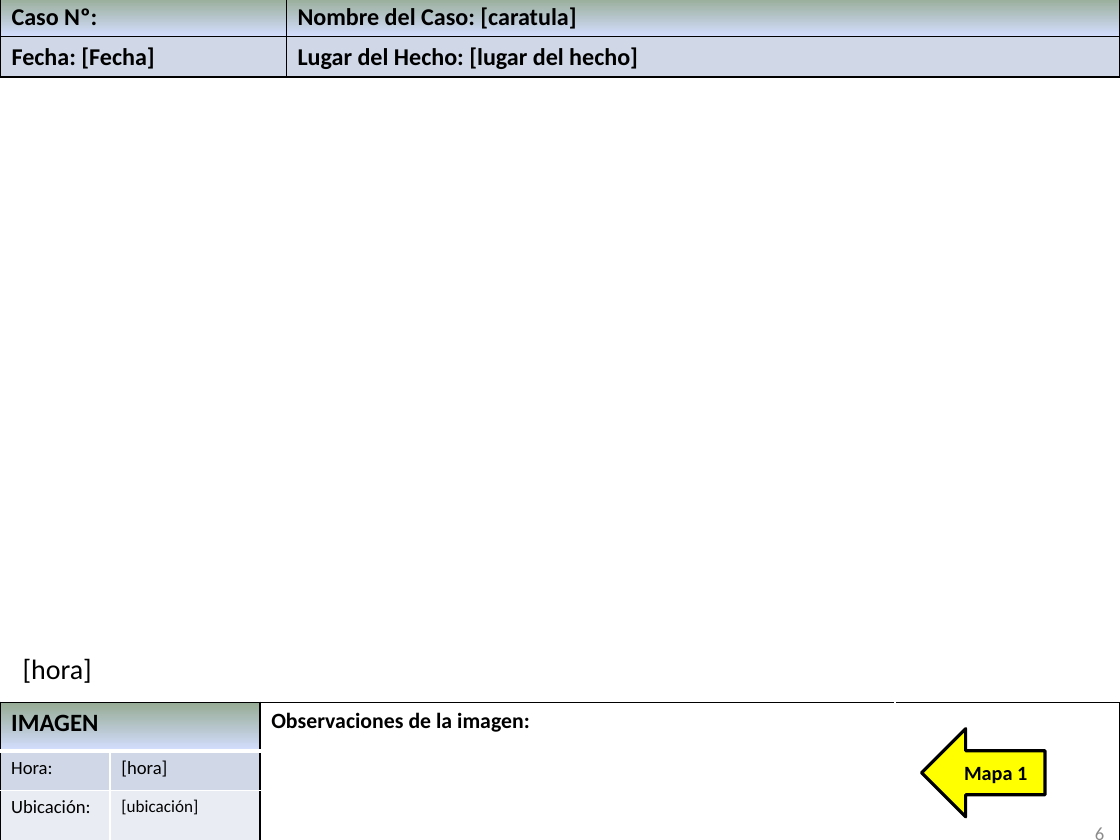
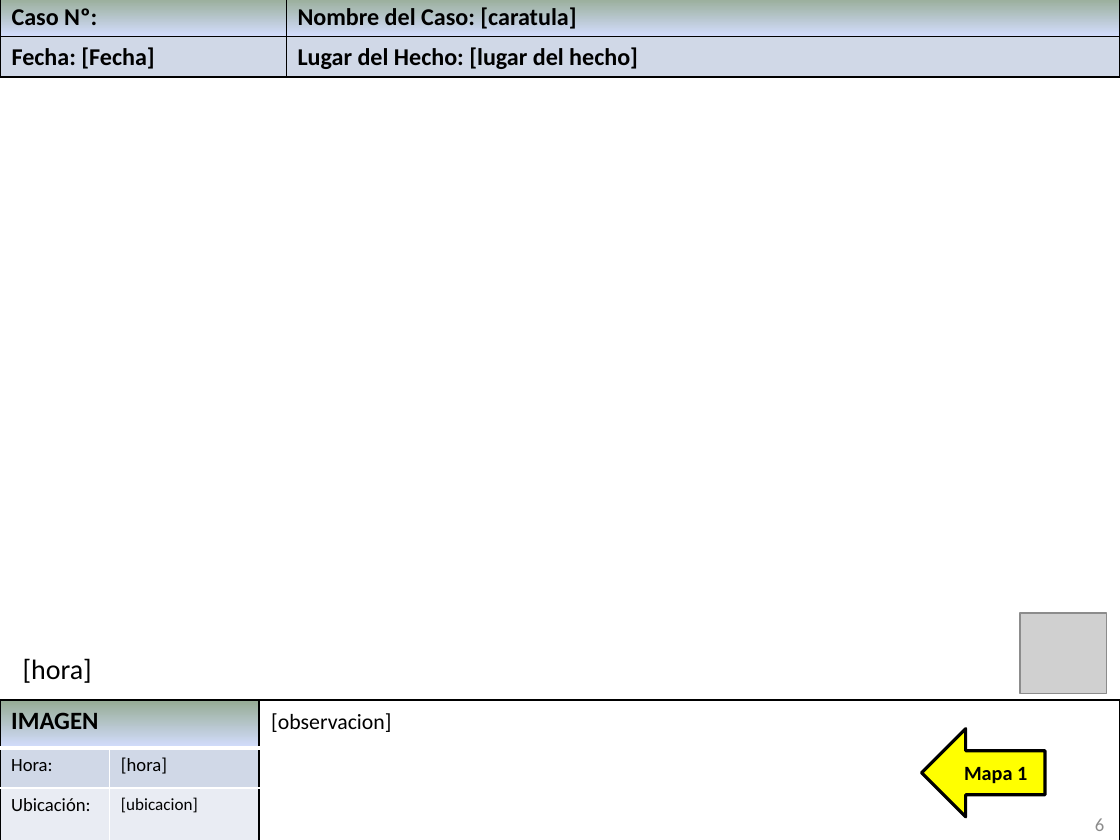
Before and after one commit to brianbuera/folder-lister, a slide deck: slide 6 of templates/template.pptx. Drawn at 1120x840 pixels with LibreOffice and Linux fonts; fonts in the diff are those of the drawing; grey boxes stand for pictures. Boxes give left, top, right and bottom in pixels: in the first picture for what was removed or moved away, otherwise in the second. Text is boxed around its words. In the diff, an @@ line names an element or a change of style, - is before the commit and + after.

```diff
--- a/templates/template.pptx
+++ b/templates/template.pptx
@@ picture added at (1020,613,1107,693) @@
@@ table at (0,700,259,840) @@
-column 2:  | [hora] | [ubicación]
-column 3: Observaciones de la imagen: |  | 
-column 4:  |  | 
+column 2:  | [hora] | [ubicacion]
@@ table: place and size @@
-table at (0,702,1120,840)
+table at (0,700,259,840)
@@ rectangle added at (0,700,1120,840), fill #FFFFFF, outline #000000 1.25 pt @@
@@ text added at (271,713,391,732), 14 pt, text #000000 @@
+[observacion]
@@ page number rewrapped from (1079,816,1116,840) to (1095,818,1104,831) @@
```
Also in this commit, not shown: 31 other files.
